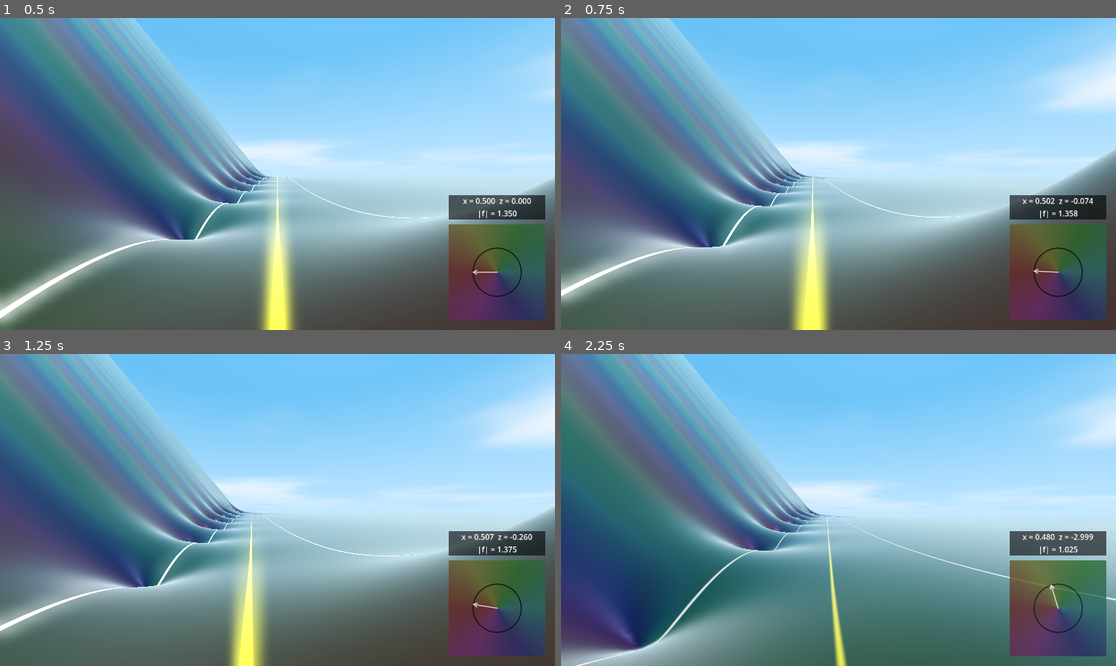
Above: before the commit, frames 1-4 (two rows, left to right).
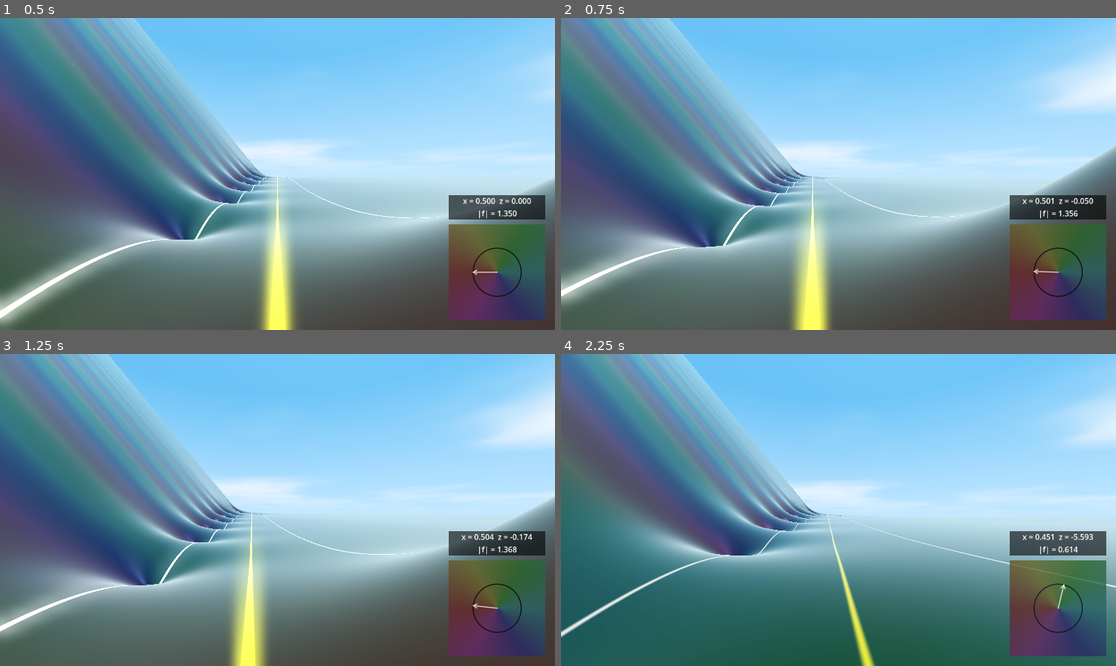
Above: after the commit, the same moments.

Repository: allanino/complex-functions-explorer
Game: Godot game, scene res://scenes/main.tscn
The game is run twice, just before and just after one commit, with the same random seed, the same clock (stepped at 60 frames per second) and the same inputs.
Inputs (mouse positions are in pixels of both pictures, inside the frame that each line leads up to):
- Up to frame 1 (0.5 s): no input
- Up to frame 2 (0.75 s): tap Enter at 0.5 s; move the mouse to (866, 174) at 0.52 s; hold W (move_forward) from 0.53 s (still down); hold Ctrl from 0.53 s (still down)
- Up to frame 3 (1.25 s): keep holding W (move_forward); keep holding Ctrl; tap Space at 0.77 s
- Up to frame 4 (2.25 s): keep holding W (move_forward); move the mouse to (810, 510) at 1.27 s; release Ctrl at 1.28 s; tap Ctrl at 1.35 s; tap Space at 1.52 s; move the mouse to (849, 503) at 2.02 s; hold Shift from 2.03 s (still down)

Frame 1 is identical in both runs. In frame 2, 0.3% of the frame differs, in the area x 0-100%, y 1-90%; in frame 3, 1.5%; in frame 4, 30%, in the area x 0-100%, y 0-100%.

Commit message:
Adjust speed

Diff:
--- a/scripts/player_controller.gd
+++ b/scripts/player_controller.gd
@@ -1,6 +1,6 @@
 extends CharacterBody3D
 
-const SPEED = 5.0
+const SPEED = 10.0
 const MOUSE_SENSITIVITY = 0.002
 const PLAYER_HEIGHT = 1.8
 const DOUBLE_PRESS_TIME = 0.3
@@ -46,7 +46,7 @@
 	if Input.is_key_pressed(KEY_SHIFT):
 		current_speed *= 2.0
 	elif Input.is_key_pressed(KEY_CTRL):
-		current_speed *= 0.15
+		current_speed *= 0.05
 
 	if Input.is_key_pressed(KEY_SPACE):
 		space_held_time += delta
